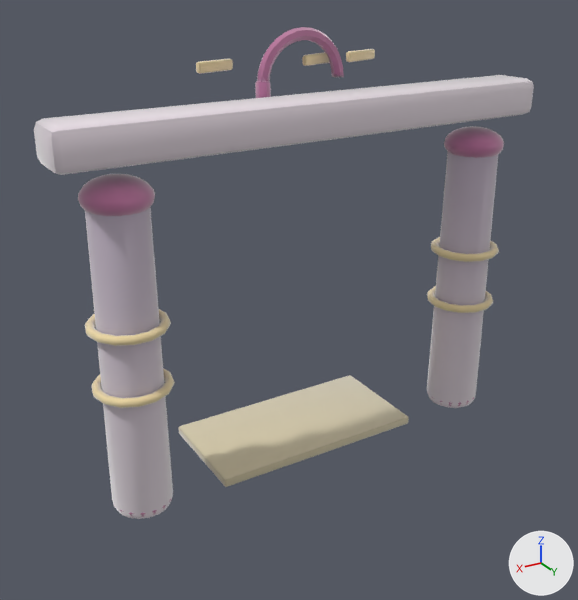
One commit to the glTF model assets/models/gates/f90e76e8.glb: the scene before it, then after it.
Before and after are seen from a 50 mm camera at (4.15, 6.39, 5.03) aimed at (0.15, -0.28, 1.7). Every picture has the same lights, and +X, +Y and +Z are marked at lower right. The older version comes first. Vertices at exactly the same position are counted once.

The first picture shows 'gate_f90e76e8'.
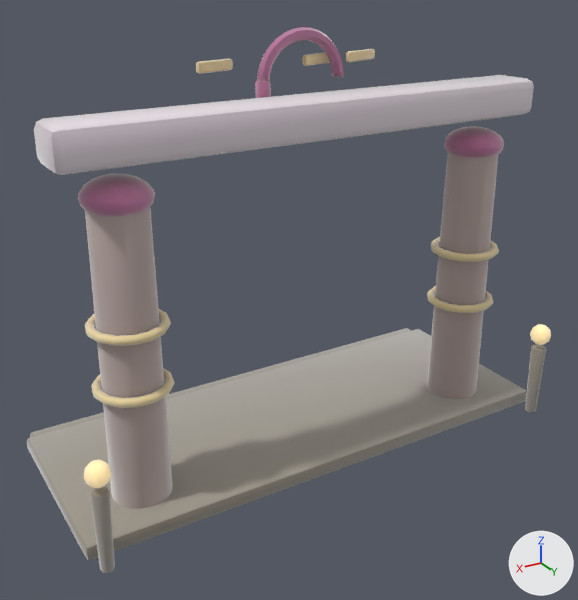
Location of each change, (x1, y1, x2, y2) in pixels of the pictures (578 x 600 px):
'gate_f90e76e8', reshaped (11% taller)
    before: (34, 27, 534, 519)
    after: (27, 27, 551, 573)
part 1 of me_gate_f90e76e8, added
    after: (530, 324, 551, 345)
part 2 of me_gate_f90e76e8, added (beige)
    after: (84, 460, 111, 488)
part 3 of me_gate_f90e76e8, added
    after: (525, 345, 546, 413)
part 4 of me_gate_f90e76e8, added
    after: (90, 486, 115, 573)
part 5 of me_gate_f90e76e8, added
    after: (27, 329, 527, 560)
part 6 of me_gate_f90e76e8, added (mostly hidden)
    after: (30, 328, 411, 438)
part 7 of me_gate_f90e76e8, recoloured
    before: (85, 153, 498, 519)
    after: (85, 153, 498, 509)

What changed in the scene script:
```text
Add mat_clay__9e978a_0_93:
    mat_clay__9e978a_0_93 = bpy.data.materials.new('clay_#9E978A_0.93_-')
    # nodes: BsdfPrincipled, Mix, OutputMaterial, VertexColor
    # colours: grey #9e978a, mixed with the vertex colours
Add mat_clay__ffe2a8_0_95__ffe2a8:
    mat_clay__ffe2a8_0_95__ffe2a8 = bpy.data.materials.new('clay_#FFE2A8_0.95_#FFE2A8')
    # nodes: BsdfPrincipled, Mix, OutputMaterial, VertexColor
    # colours: beige #bca67a, beige #ffe2a8, mixed with the vertex colours
Add mat_clay__b9b2a2_0_93:
    mat_clay__b9b2a2_0_93 = bpy.data.materials.new('clay_#B9B2A2_0.93_-')
    # nodes: BsdfPrincipled, Mix, OutputMaterial, VertexColor
    # colours: grey #b9b2a2, mixed with the vertex colours
Change me_gate_f90e76e8:
    used by ob_gate_f90e76e8; location = (0.0, 0.0, 0.0)
    remove me_gate_f90e76e8.from_pydata(...)  # 2531 vertices, 5006 faces; spans x -2.59..2.59, y -1.0..0.38, z -0.04..4.42
    add me_gate_f90e76e8.from_pydata(...)  # 3031 vertices, 5978 faces; spans x -2.76..2.77, y -1.71..0.83, z -0.04..4.42
    me_gate_f90e76e8 part 1: the loose piece of 52 vertices spanning x 0.26..0.59, y -0.42..-0.17, z 3.37..3.58 is copied, and the copy is scaled about its middle by (0.713, 0.937, 1.15), then moved by (-3.06, 1.01, -2.45), in mat_clay__ffe2a8_0_95__ffe2a8; it spans x -2.76..-2.52, y 0.6..0.83, z 0.9..1.14
    me_gate_f90e76e8 part 2: the loose piece of 52 vertices spanning x 0.26..0.59, y -0.42..-0.17, z 3.37..3.58 is copied, and the copy is scaled about its middle by (0.713, 0.936, 1.15), then moved by (2.21, 1.01, -2.45), in mat_clay__ffe2a8_0_95__ffe2a8; it spans x 2.51..2.75, y 0.6..0.83, z 0.9..1.14
    me_gate_f90e76e8 part 3: a new loose piece of 114 vertices spanning x -2.72..-2.56, y 0.63..0.8, z 0.0..0.86, in mat_clay__9e978a_0_93
    me_gate_f90e76e8 part 4: a new loose piece of 114 vertices spanning x 2.55..2.71, y 0.63..0.8, z 0.0..0.86, in mat_clay__9e978a_0_93
    me_gate_f90e76e8 part 5: a new loose piece of 56 vertices spanning x -2.76..2.77, y -1.55..0.55, z 0.0..0.17, in mat_clay__9e978a_0_93
    me_gate_f90e76e8 part 6: a new loose piece of 56 vertices spanning x -2.69..2.69, y -1.71..-1.37, z 0.0..0.12, in mat_clay__9e978a_0_93
    me_gate_f90e76e8 part 7: 4836 kept faces spanning x -2.59..2.59, y -1.0..0.38, z -0.04..4.4 get new vertex colours
    other edits to the shape of me_gate_f90e76e8 do not show in these pictures
    add me_gate_f90e76e8.materials.append(mat_clay__9e978a_0_93)
    add me_gate_f90e76e8.materials.append(mat_clay__b9b2a2_0_93)
    add me_gate_f90e76e8.materials.append(mat_clay__ffe2a8_0_95__ffe2a8)
```
